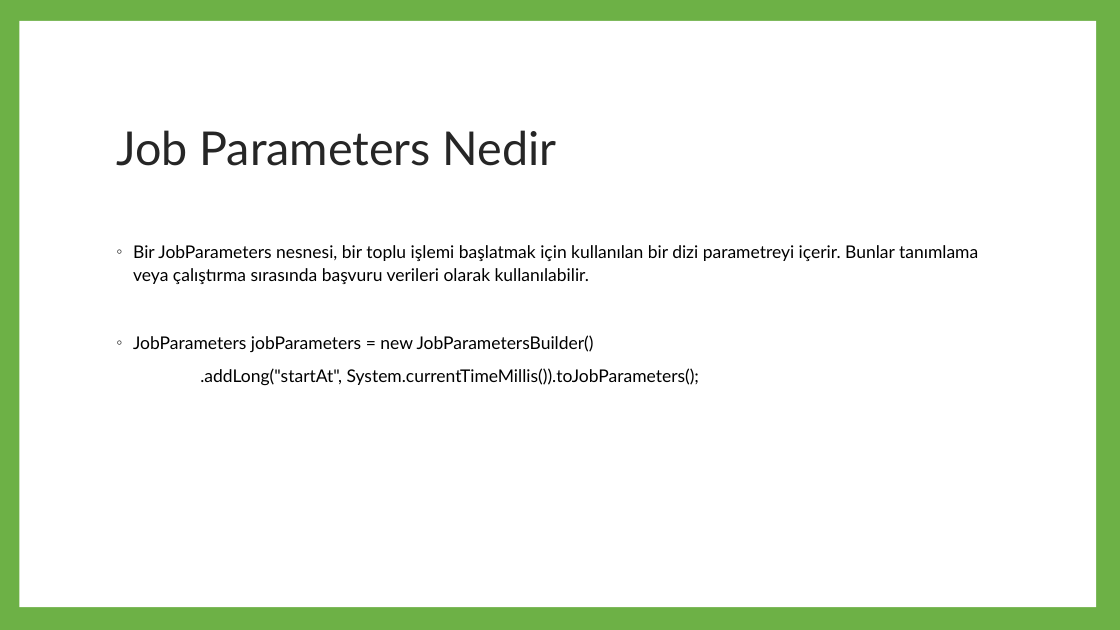
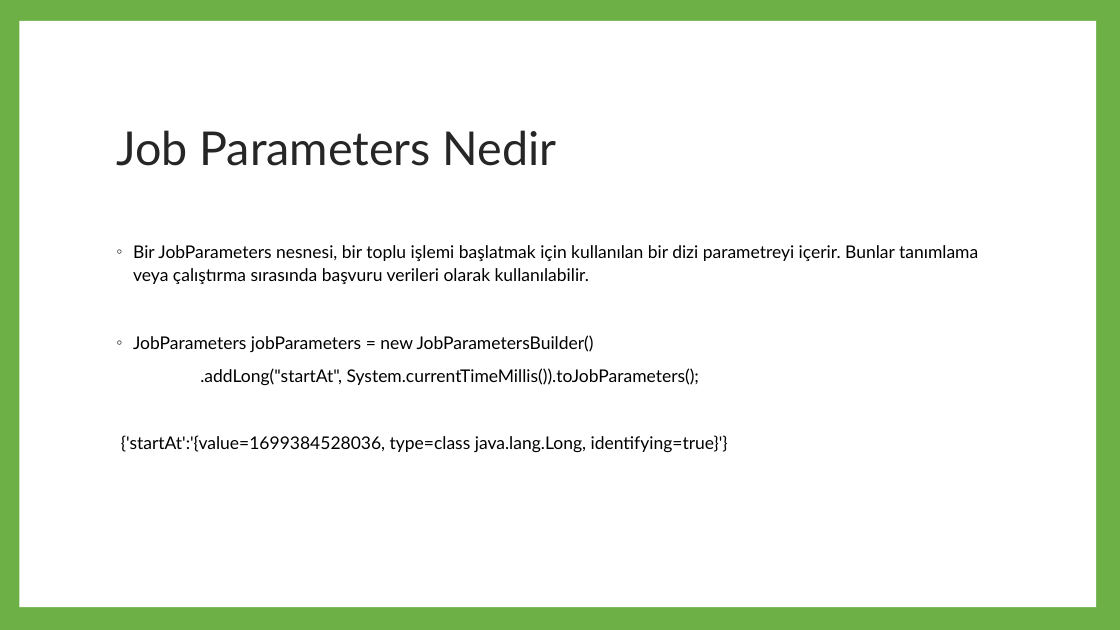
Before and after one commit to yusufemirhanarslan/PythonExercise, a slide deck: slide 8 of SpringBatch.pptx. Drawn at 1120x630 pixels with LibreOffice and Linux fonts; fonts in the diff are those of the drawing. Boxes give left, top, right and bottom in pixels: in the first picture for what was removed or moved away, otherwise in the second. Text is boxed around its words. In the diff, an @@ line names an element or a change of style, - is before the commit and + after.

```diff
--- a/SpringBatch.pptx
+++ b/SpringBatch.pptx
@@ text at [121,435,728,453]: paragraph added @@
+{'startAt':'{value=1699384528036, type=class java.lang.Long, identifying=true}'}
```
Also in this commit, not shown: 9 other slides changed, 3 slides added, 2 slides removed.
